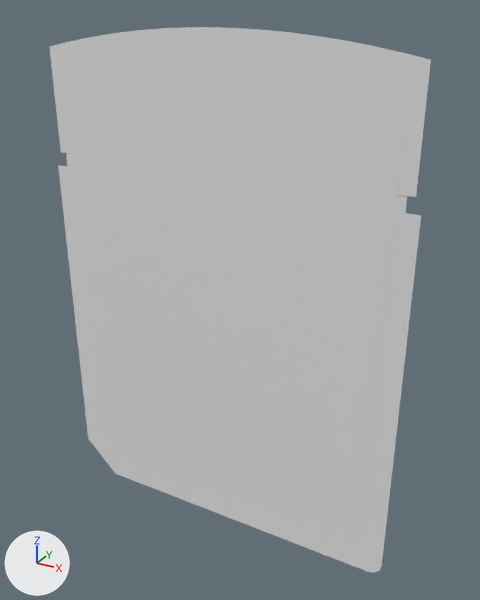
An edit to the OBJ model fork/floating-media/DATA/float_vita_gloss7.obj, drawn before and after from the same camera.
The view is the same before and after, from a 50 mm lens placed at (1.11, -1.93, 0.98), pointed at (0.07, -0.04, 0.03). Every picture has the same lights, and +X, +Y and +Z are marked at lower left. The first picture is the older version. Where no turn or scale is listed for an object, it has been applied to the vertices.

Objects in the first picture: 'float_vita_gloss7'.
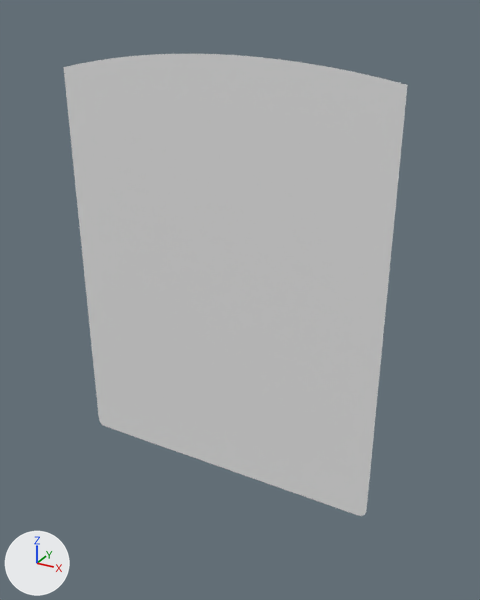
Where the change shows, as pixel boxes [x1, y1, x2, y2] in the pictures (480 x 600 px):
'float_vita_gloss7', reshaped (10% narrower, 15% shorter): before [50, 27, 431, 573]; after [64, 54, 407, 516]
part 1 of me_float_vita_gloss7, deleted: before [50, 27, 431, 573]

What the commit changed:
me_float_vita_gloss7 is used by ob_float_vita_gloss7; location (0.0, 0.0, 0.0).
me_float_vita_gloss7 had 58 vertices, 56 faces and spanned x -0.68..0.68, y -0.09, z -0.93..0.93.
me_float_vita_gloss7 now has 26 vertices, 25 faces and spans x -0.61..0.61, y -0.09, z -0.69..0.85.
me_float_vita_gloss7 part 1: the loose piece of 32 vertices spanning x -0.68..0.68, y -0.09, z -0.93..0.93 is deleted.
